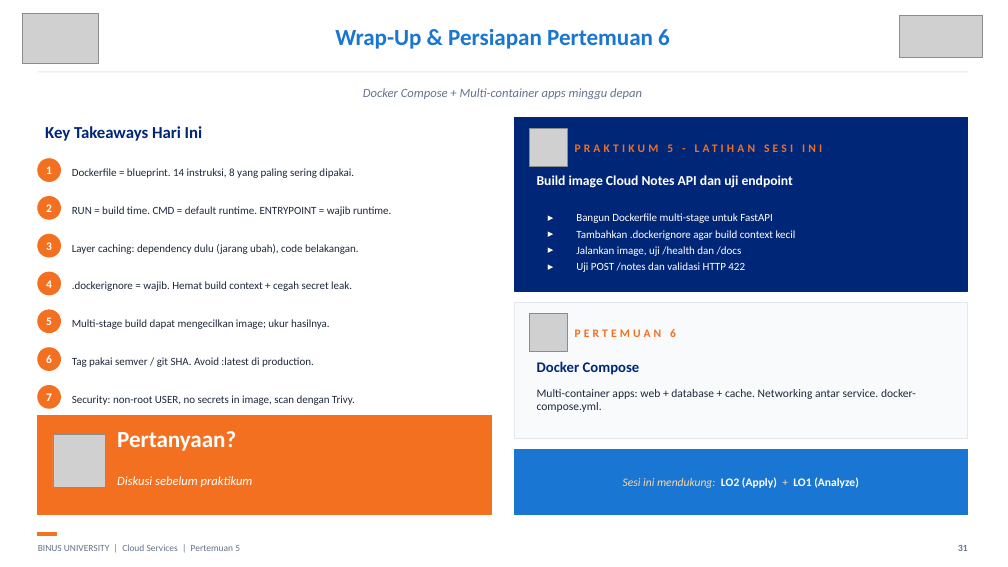
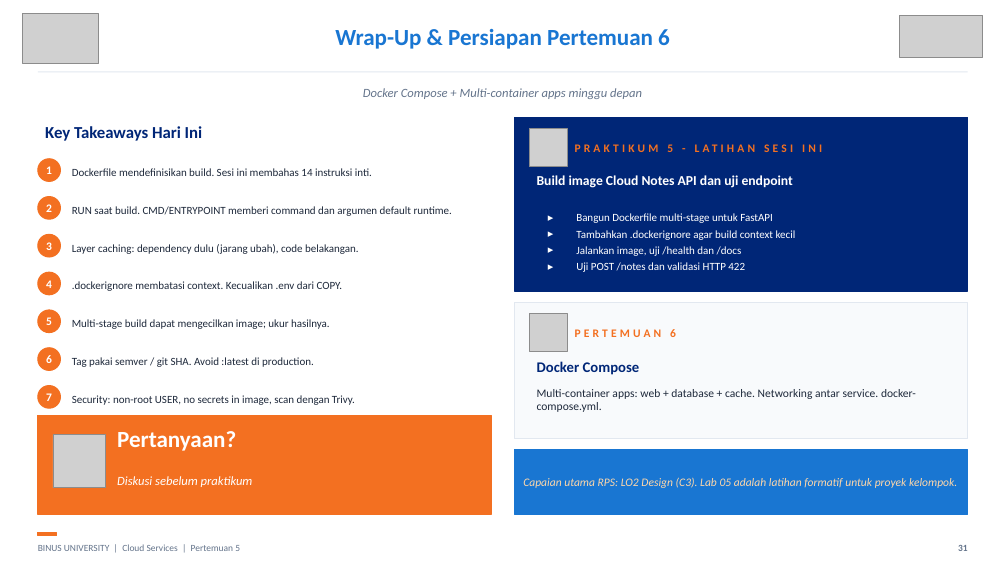
Before and after one commit to SeedFlora/meet5CloudService, a slide deck: slide 31 of slides/Teori_Pertemuan_05.pptx. Drawn at 1008x567 pixels with LibreOffice and Linux fonts; fonts in the diff are those of the drawing; grey boxes stand for pictures. Boxes give left, top, right and bottom in pixels: in the first picture for what was removed or moved away, otherwise in the second. Text is boxed around its words. In the diff, an @@ line names an element or a change of style, - is before the commit and + after.

Commit message:
Verify week 5 Docker theory against RPS and add tested Node examples

```diff
--- a/slides/Teori_Pertemuan_05.pptx
+++ b/slides/Teori_Pertemuan_05.pptx
@@ text at box(72, 168, 372, 176): text changed @@
-Dockerfile = blueprint. 14 instruksi, 8 yang paling sering dipakai.
+Dockerfile mendefinisikan build. Sesi ini membahas 14 instruksi inti.
@@ text at box(72, 206, 452, 216): text changed @@
-RUN = build time. CMD = default runtime. ENTRYPOINT = wajib runtime.
+RUN saat build. CMD/ENTRYPOINT memberi command dan argumen default runtime.
@@ text at box(72, 281, 342, 291): text changed @@
-.dockerignore = wajib. Hemat build context + cegah secret leak.
+.dockerignore membatasi context. Kecualikan .env dari COPY.
@@ text at box(523, 477, 957, 488): text changed; text colour #FFFFFF to #FED7AA; bold off; italic on @@
-Sesi ini mendukung: LO2 (Apply) + LO1 (Analyze)
+Capaian utama RPS: LO2 Design (C3). Lab 05 adalah latihan formatif untuk proyek kelompok.
```
Also in this commit, not shown: 24 other slides changed, 4 slides added, 1 slide removed, 10 other files.
